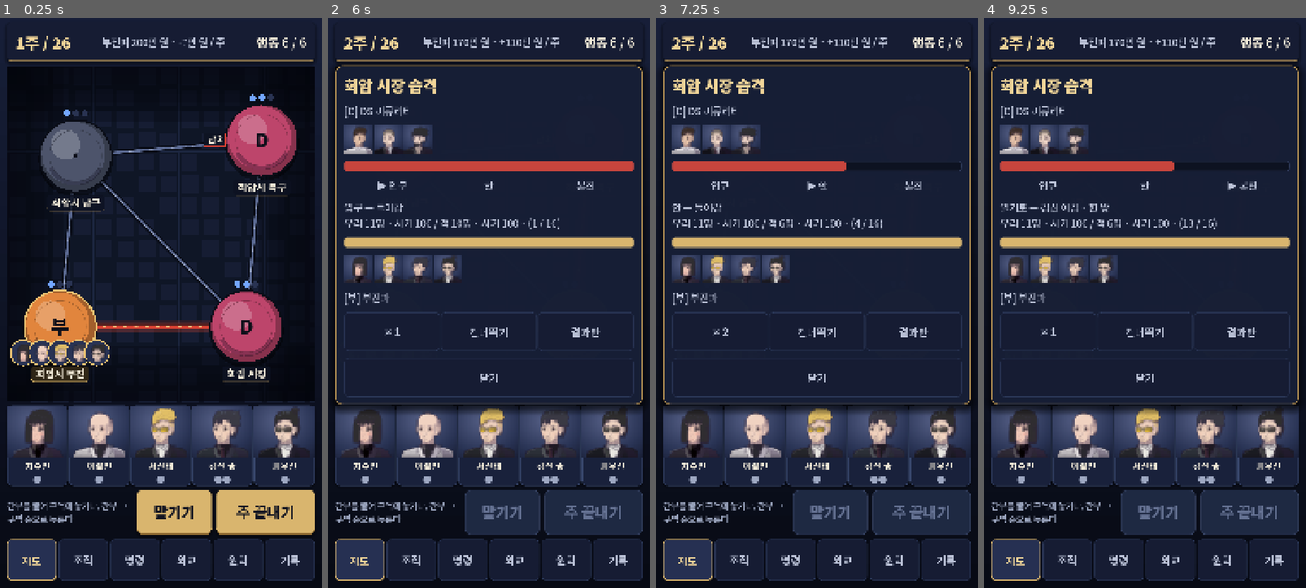
Above: before the commit, frames 1-4 (left to right).
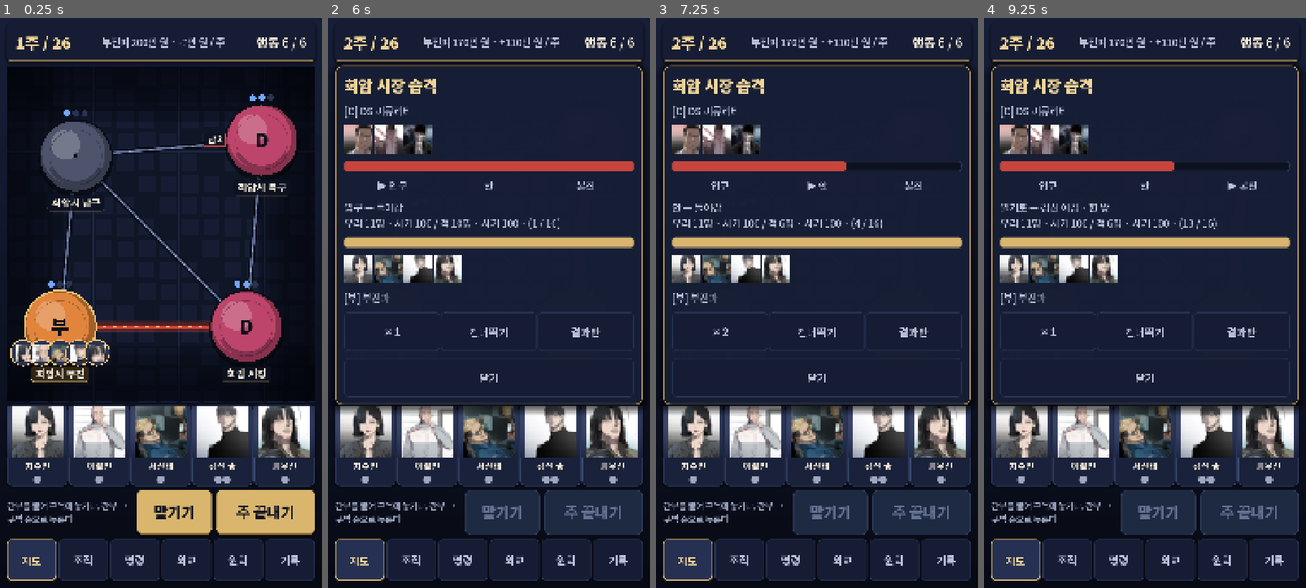
Above: after the commit, the same moments.

Repository: hipiboy7/castle_strategy
Game: Godot game, scene res://main.tscn
The game is run twice, just before and just after one commit, with the same random seed, the same clock (stepped at 60 frames per second) and the same inputs.
Inputs (mouse positions are in pixels of both pictures, inside the frame that each line leads up to):
- Up to frame 1 (0.25 s): no input
- Up to frame 2 (6 s): click (366, 445) at 0.52 s; click (427, 445) at 1.27 s; click (489, 445) at 2.02 s; click (550, 445) at 2.77 s; click (611, 445) at 3.52 s; click "맡기기" at 4.25 s; click "주 끝내기" at 5 s; click "전투 보기 1 — 구간 · 일기토 장면" at 5.75 s
- Up to frame 3 (7.25 s): click "×1" at 6.5 s
- Up to frame 4 (9.25 s): click "×2" at 7.25 s; click "×4" at 8 s; click "×4" at 8.75 s

The runs differ from the first frame. In frame 1, 6.9% of the frame differs, in the area x 3-97%, y 57-78%; in frame 2, 8.8%, in the area x 3-97%, y 18-78%; in frame 3, 8.8%; in frame 4, 8.8%.

Commit message:
원작 공식 인물 카드 초상(사용자 답 (나) · 개인 빌드 전용) — 36명 · scripts/cut_portraits.py · ui/sprites.gd 카드 먼저 · 지도 얼굴 자리 heads.json · (나)39 · (라)15 · 보류 #3 초상만 정함
공개 저장소인 동안은 push 하지 않는다(CLAUDE.md 13절) — 비공개로 되돌린 뒤 push · 태그.

Co-Authored-By: Claude Opus 5.5 <noreply@anthropic.com>

Diff:
--- /dev/null
+++ b/assets/chars/cut/heads.json
@@ -0,0 +1,365 @@
+{
+ "_about": "원작 공식 인물 카드 초상(개인 빌드 전용) — scripts/cut_portraits.py 가 만든다. head = 지도 얼굴 패에 쓸 자리(384 그림 좌표 x · y · w · h).",
+ "heads": {
+  "baekdochan": {
+   "head": [
+    108,
+    10,
+    173,
+    173
+   ],
+   "src": "sources/character_profile/선진_백도찬.jpg",
+   "src_sha256": "3d7eef5df13b13f6ef6496cbe88c0667611171cc013c58e1be8f36eb0850061f"
+  },
+  "chasumin": {
+   "head": [
+    75,
+    18,
+    186,
+    186
+   ],
+   "src": "sources/character_profile/차수민.jpg",
+   "src_sha256": "f58e5f7d92b207f0d1e928f8ebef3db5ad847bf1ebb47e1a4fd48d83f7d368f6"
+  },
+  "cheonildo": {
+   "head": [
+    89,
+    9,
+    204,
+    204
+   ],
+   "src": "sources/character_profile/호텔캐슬_천일도.jpg",
+   "src_sha256": "fe0f06b3117877b0d0e9f311cadecea42e8210bffa1d4714bf01e02227ef0443"
+  },
+  "choeminuk": {
+   "head": [
+    78,
+    9,
+    204,
+    204
+   ],
+   "src": "sources/character_profile/캐슬홀딩스_최민욱.jpg",
+   "src_sha256": "c81a57419212553021c1669ac73c8f9c298abe142866c3a8ca42e1d53ba1696d"
+  },
+  "dojiung": {
+   "head": [
+    209,
+    22,
+    136,
+    136
+   ],
+   "src": "sources/character_profile/도지웅.jpg",
+   "src_sha256": "63216b762c0b81f54d2a48dd96db89cba3daaa7a4efac3532f542e4d09580461"
+  },
+  "gangchangseok": {
+   "head": [
+    103,
+    23,
+    198,
+    198
+   ],
+   "src": "sources/character_profile/DS씨큐리티_강창석.jpg",
+   "src_sha256": "071862dcbf941ef2fbdcef934ce9a927238c0fc8dfa044c7bda1512b147bc96d"
+  },
+  "gangminseong": {
+   "head": [
+    89,
+    9,
+    204,
+    204
+   ],
+   "src": "sources/character_profile/강민성.jpg",
+   "src_sha256": "cf46c5edf750c05a5b9fb4130f971a60613d41d441cb660130b6f4f2b91fe92e"
+  },
+  "hwangbomincheol": {
+   "head": [
+    113,
+    1,
+    148,
+    148
+   ],
+   "src": "sources/character_profile/하성_황보민철.jpg",
+   "src_sha256": "5e6cdfbe01d6c784e91556d7a61060bef4577e5c88a064a7478d5ac1848deb51"
+  },
+  "hyeonseok": {
+   "head": [
+    89,
+    0,
+    204,
+    204
+   ],
+   "src": "sources/character_profile/하성_현석.jpg",
+   "src_sha256": "2280dcb62f1ee66d3c3177140e48448185d2e7ccb8c137d95e0997e775326edc"
+  },
+  "icheolmin": {
+   "head": [
+    100,
+    3,
+    136,
+    136
+   ],
+   "src": "sources/character_profile/이철민.jpg",
+   "src_sha256": "490ffd79465acbfb50814d96e16032850741abf565a76e679a4872f2cb7c1bd9"
+  },
+  "ihwan": {
+   "head": [
+    54,
+    0,
+    204,
+    204
+   ],
+   "src": "sources/character_profile/이환.jpg",
+   "src_sha256": "90d8b87cffb38c7cbe386c1a2418b8f6c7b9c7e366f09da888853b201ab3af49"
+  },
+  "ilguk": {
+   "head": [
+    118,
+    0,
+    148,
+    148
+   ],
+   "src": "sources/character_profile/차일국.jpg",
+   "src_sha256": "bd11e04837fbc803156c146154b15bc49bf036ce25d2a650c581ddc5057550ad"
+  },
+  "immuyeol": {
+   "head": [
+    89,
+    9,
+    204,
+    204
+   ],
+   "src": "sources/character_profile/모리_임무열.jpg",
+   "src_sha256": "c1990e6af61f40f232fbb6ffb50feae9723bb7007d0ca5d3a1c21ff103936056"
+  },
+  "iriwon": {
+   "head": [
+    127,
+    22,
+    136,
+    136
+   ],
+   "src": "sources/character_profile/이리원.jpg",
+   "src_sha256": "93cace7276fa183a8b9dd8f300a9db7cca4393bbe8fa814685831af39952f7a8"
+  },
+  "iseul": {
+   "head": [
+    78,
+    9,
+    204,
+    204
+   ],
+   "src": "sources/character_profile/이슬.jpg",
+   "src_sha256": "588fb361d6d4a668ba532be9897547d04bab846806f8e5790096ea8f65b8999a"
+  },
+  "jintae": {
+   "head": [
+    6,
+    46,
+    173,
+    173
+   ],
+   "src": "sources/character_profile/서진태.jpg",
+   "src_sha256": "bd29a42af42d6be8f4bb08f017ddf54c1d5df68099f42f507525dd0eb6f18a90"
+  },
+  "juro": {
+   "head": [
+    93,
+    1,
+    173,
+    173
+   ],
+   "src": "sources/character_profile/호텔캐슬_주로.jpg",
+   "src_sha256": "1390e282ed7081fca533e94a1faf9a5b60b78299e3006ae358259ce1e9aabdbe"
+  },
+  "kimdaegeon": {
+   "head": [
+    93,
+    12,
+    198,
+    198
+   ],
+   "src": "sources/character_profile/김대건.jpg",
+   "src_sha256": "fdc2ab88d7a818fd5827fc5241e04355d2119d102e42ad9c23892dae75f1eb2b"
+  },
+  "kimhwang": {
+   "head": [
+    112,
+    43,
+    204,
+    204
+   ],
+   "src": "sources/character_profile/골드_김황.jpg",
+   "src_sha256": "a2c379e52549c5ed5ced002c542a445361e4cb713da3f1a75990e49f110b8b5a"
+  },
+  "kimjaehoon": {
+   "head": [
+    99,
+    18,
+    186,
+    186
+   ],
+   "src": "sources/character_profile/하성_김재훈.jpg",
+   "src_sha256": "9eb3a40f88e7d283e6d56afc8c486c74f51164fa7d536540c56270d26aca1f90"
+  },
+  "kimseongjun": {
+   "head": [
+    63,
+    18,
+    186,
+    186
+   ],
+   "src": "sources/character_profile/김성준.jpg",
+   "src_sha256": "e517172e90eec36f313d26d43bc86f103fb2e41c77599874d472cdf9d9d64c32"
+  },
+  "kimshin": {
+   "head": [
+    109,
+    18,
+    186,
+    186
+   ],
+   "src": "sources/character_profile/김신.jpg",
+   "src_sha256": "ed84516e73db9782272254b976a3be3ebca80fea49aec73be2ecfe4b2e999a79"
+  },
+  "kimtaehoon": {
+   "head": [
+    112,
+    9,
+    204,
+    204
+   ],
+   "src": "sources/character_profile/하성_김태훈.jpg",
+   "src_sha256": "57e7b85ed4ea51cc588333c7371bbda1987cf1b2b0eea4259c36d7d19ed17f22"
+  },
+  "kimyongseong": {
+   "head": [
+    109,
+    2,
+    186,
+    186
+   ],
+   "src": "sources/character_profile/하성_김용성.jpg",
+   "src_sha256": "4262f84c30840c5b412c9dc150739ff8f8dc6583245df4b8d07df88d6a5b01d5"
+  },
+  "lingling": {
+   "head": [
+    173,
+    86,
+    124,
+    124
+   ],
+   "src": "sources/character_profile/화진_링링.jpg",
+   "src_sha256": "aff475894a89edb205e45a47efbec0b0c84e2008372edc44441d307cd907fb44"
+  },
+  "namilho": {
+   "head": [
+    112,
+    9,
+    204,
+    204
+   ],
+   "src": "sources/character_profile/남일호.jpg",
+   "src_sha256": "106af593ff91c2e9031965c2c648f87283e2ecd618faef17936fd4da0e69260d"
+  },
+  "namyong": {
+   "head": [
+    89,
+    9,
+    204,
+    204
+   ],
+   "src": "sources/character_profile/남용.jpg",
+   "src_sha256": "2fa0ec6484c54fbb5bba7ea65a3bebd3ec66d210cf5ff955c308be6bb53f4888"
+  },
+  "ojiin": {
+   "head": [
+    116,
+    1,
+    173,
+    173
+   ],
+   "src": "sources/character_profile/하성_오지인.jpg",
+   "src_sha256": "09c0f1561d48ea5c9aef139b38148067856a0a2954fd5a0c16ee3e7d05b7f7b9"
+  },
+  "pyoyoung": {
+   "head": [
+    99,
+    18,
+    186,
+    186
+   ],
+   "src": "sources/character_profile/표영.jpg",
+   "src_sha256": "06ee3c8cdf8c8b3ff0d189b8909d0561dd487c84e7ed5c39c831898114e5e49a"
+  },
+  "ryujihak": {
+   "head": [
+    125,
+    0,
+    155,
+    155
+   ],
+   "src": "sources/character_profile/하성_류지학.jpg",
+   "src_sha256": "0f3f1fbd27e6bdb0a3bfa5b23eae9a6fb01d34c32261c7ea5c5972803adcb580"
+  },
+  "sintaejin": {
+   "head": [
+    81,
+    0,
+    198,
+    198
+   ],
+   "src": "sources/character_profile/하성_신태진.jpg",
+   "src_sha256": "8f67366fc31482846bb58ea3452e38c592743b5e3292360ac5c2af4c09ee662b"
+  },
+  "wonil": {
+   "head": [
+    89,
+    0,
+    204,
+    204
+   ],
+   "src": "sources/character_profile/신원일.jpg",
+   "src_sha256": "9a2df6b499c89cd1f7a4ac484f0c5f1cf482de25ebfcc76cdf262b3c169cbf53"
+  },
+  "wonyong": {
+   "head": [
+    93,
+    0,
+    198,
+    198
+   ],
+   "src": "sources/character_profile/원용.jpg",
+   "src_sha256": "75c91443cbe2712dd83a033ac337bdb1188b5a4b645cc0bc323126d86928b7c9"
+  },
+  "woojin": {
+   "head": [
+    75,
+    0,
+    186,
+    186
+   ],
+   "src": "sources/character_profile/피우진.jpg",
+   "src_sha256": "214324c37eded17710af48fdd0ef4b7fba213d191272001de41db074be72660c"
+  },
+  "yundeoksu": {
+   "head": [
+    103,
+    22,
+    223,
+    223
+   ],
+   "src": "sources/character_profile/DS씨큐리티_윤덕수.jpg",
+   "src_sha256": "85e9e987501712095ddc795b75b2c12a7aefc4a10f803b77d2ee2a7eb58ce28f"
+  },
+  "yuwoosung": {
+   "head": [
+    100,
+    0,
+    204,
+    204
+   ],
+   "src": "sources/character_profile/화진_유우성.jpg",
+   "src_sha256": "03da628c33bed8701cd188836a9228be9295cd01381a2b3c51283a47505c16b7"
+  }
+ }
+}
--- a/ui/map_view.gd
+++ b/ui/map_view.gd
@@ -174,7 +174,7 @@
 		var tex: Texture2D = sprites.portrait(id) if sprites != null else null
 		if tex != null:
 			var side := tr * 1.42
-			draw_texture_rect_region(tex, Rect2(tc - Vector2(side, side) * 0.5, Vector2(side, side)), sprites.HEAD_REGION)
+			draw_texture_rect_region(tex, Rect2(tc - Vector2(side, side) * 0.5, Vector2(side, side)), sprites.head_region(id))
 		x += step
 	if int(n["others"]) > 0:
 		var txt := "남 %d" % int(n["others"])
--- a/ui/sprites.gd
+++ b/ui/sprites.gd
@@ -2,19 +2,48 @@
 ## 인물 초상 — assets/chars/svg/<canon id>.svg(scripts/draw_portraits.py 가 assets/chars/looks.json 에서 그린 벡터 일러스트 · 384px 로 가져옴).
 ## 그림이 없는 인물은 null — 부른 쪽(또는 box())이 이름 첫 글자로 대신한다. 배경판은 테마 PortraitPanel(ui/theme.tres).
 ## 도트(취호전 시트)는 2026-11-11 에 그만 썼다(사용자 지시 · docs/기획_차이.md (라)12). 요구: FR-212 · 출처: assets/ASSETS.md
+## 원작 초상(개인 빌드 전용 · (라)14): assets/chars/cut/<id>.png(scripts/cut_portraits.py — 공식 인물 카드에서 자름)가 있으면 그것을 먼저 쓴다.
+## 배포 빌드는 그 폴더를 빼고 내보낸다 — 그러면 저절로 벡터 초상으로 돌아간다.
 
 const DIR := "res://assets/chars/svg/"
+const CUT_DIR := "res://assets/chars/cut/"
+const CUT_HEADS := "res://assets/chars/cut/heads.json"
 ## 얼굴 둘레(그림 384px 안) — 지도 위 동그란 패에 머리만 넣을 때 쓴다(그림 256 좌표 x 48~208 · y 24~184 × 1.5 — scripts/draw_portraits.py 얼굴 자리)
 const HEAD_REGION := Rect2(72, 36, 240, 240)
 
 var _cache := {}
+var _heads = null   # id -> Rect2(원작 초상 얼굴 자리) · 처음 부를 때 읽는다
+
+
+func _load_heads() -> void:
+	_heads = {}
+	if not FileAccess.file_exists(CUT_HEADS):
+		return
+	var d = JSON.parse_string(FileAccess.get_file_as_string(CUT_HEADS))
+	if typeof(d) != TYPE_DICTIONARY or typeof(d.get("heads")) != TYPE_DICTIONARY:
+		return
+	for id in d["heads"]:
+		var h: Array = d["heads"][id]["head"]
+		_heads[id] = Rect2(h[0], h[1], h[2], h[3])
+
+
+## 원작 초상이 있는 인물인가(그림이 화면 쪽을 보는 방향이 제각각이라 뒤집지 않는다)
+func is_cut(id: String) -> bool:
+	if _heads == null:
+		_load_heads()
+	return _heads.has(id) and ResourceLoader.exists(CUT_DIR + id + ".png")
 
 
 func portrait(id: String) -> Texture2D:
 	if not _cache.has(id):
-		var p := DIR + id + ".svg"
+		var p := CUT_DIR + id + ".png" if is_cut(id) else DIR + id + ".svg"
 		_cache[id] = load(p) if ResourceLoader.exists(p) else null
 	return _cache[id]
+
+
+## 지도 동그란 패에 넣을 얼굴 자리(그림 384px 좌표)
+func head_region(id: String) -> Rect2:
+	return _heads[id] if is_cut(id) else HEAD_REGION
 
 
 ## 초상 한 칸 — 테마 판(PortraitPanel) 위에 그림(없으면 이름 첫 글자). 누름은 통과시킨다.
@@ -32,7 +61,7 @@
 		r.mouse_filter = Control.MOUSE_FILTER_IGNORE
 		r.expand_mode = TextureRect.EXPAND_IGNORE_SIZE
 		r.stretch_mode = TextureRect.STRETCH_KEEP_ASPECT_CENTERED
-		r.flip_h = flip
+		r.flip_h = flip and not is_cut(id)
 		p.add_child(r)
 	else:
 		var l := Label.new()
Binary file added: assets/chars/cut/baekdochan.png
Not shown, added: assets/chars/cut/baekdochan.png.import
Binary file added: assets/chars/cut/chasumin.png
Not shown, added: assets/chars/cut/chasumin.png.import
Binary file added: assets/chars/cut/cheonildo.png
Not shown, added: assets/chars/cut/cheonildo.png.import
Binary file added: assets/chars/cut/choeminuk.png
Not shown, added: assets/chars/cut/choeminuk.png.import
Binary file added: assets/chars/cut/dojiung.png
Not shown, added: assets/chars/cut/dojiung.png.import
Binary file added: assets/chars/cut/gangchangseok.png
Not shown, added: assets/chars/cut/gangchangseok.png.import
(and 66 more such lines)
